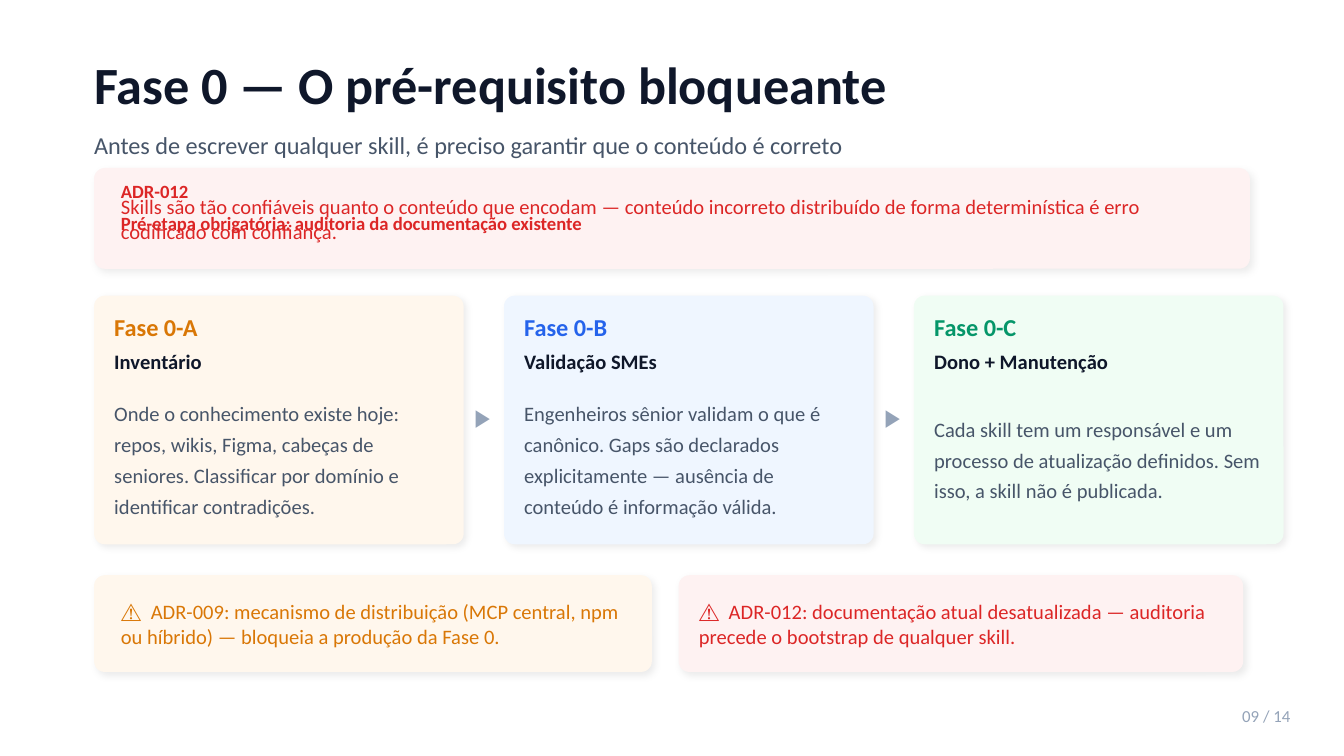
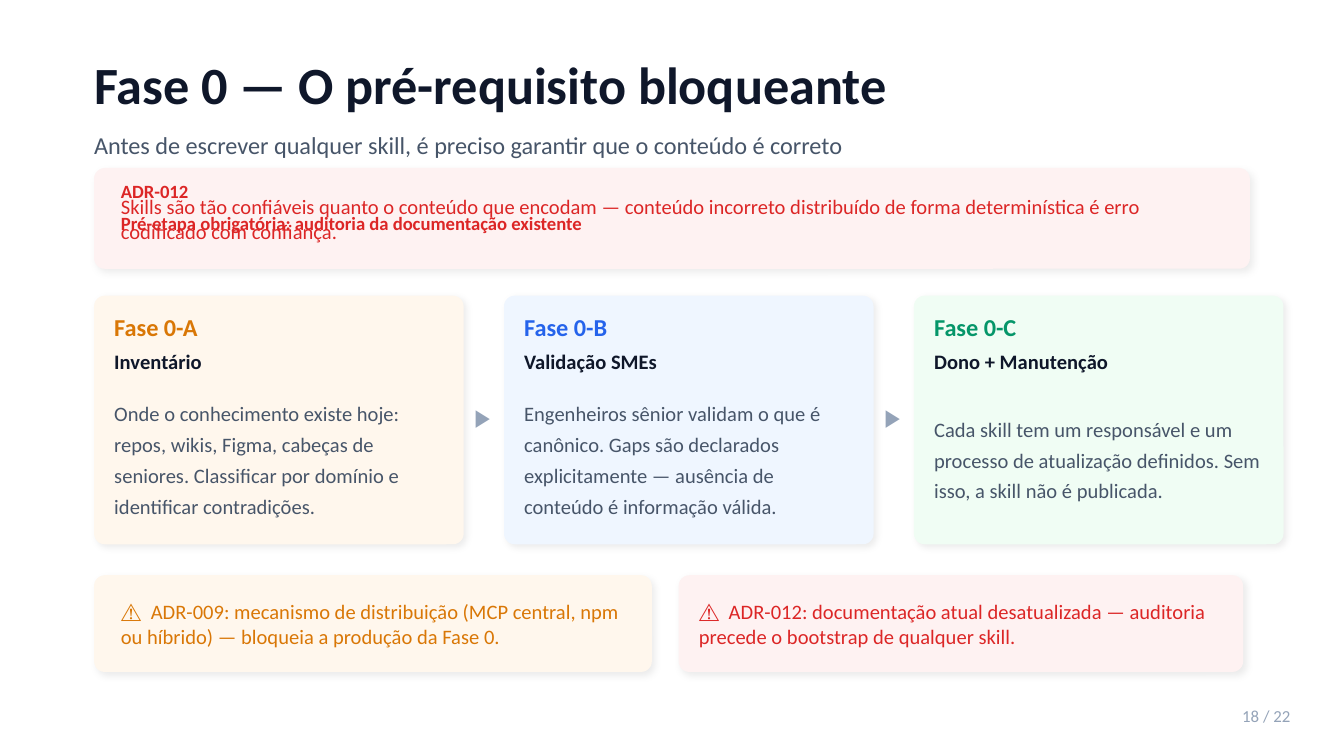
Before and after one commit to jpsslink/sdlc-agentico, a slide deck: slide 17 of esteira-agentica-pitch.pptx (slide 9 before the commit). Drawn at 1344x756 pixels with LibreOffice and Linux fonts; fonts in the diff are those of the drawing. Boxes give left, top, right and bottom in pixels: in the first picture for what was removed or moved away, otherwise in the second. Text is boxed around its words. In the diff, an @@ line names an element or a change of style, - is before the commit and + after.

```diff
--- a/esteira-agentica-pitch.pptx
+++ b/esteira-agentica-pitch.pptx
@@ text at (x1=1242, y1=710, x2=1290, y2=722): text changed @@
-09 / 14
+18 / 22
```
Also in this commit, not shown: 12 other slides changed, 8 slides added, 1 other file.
